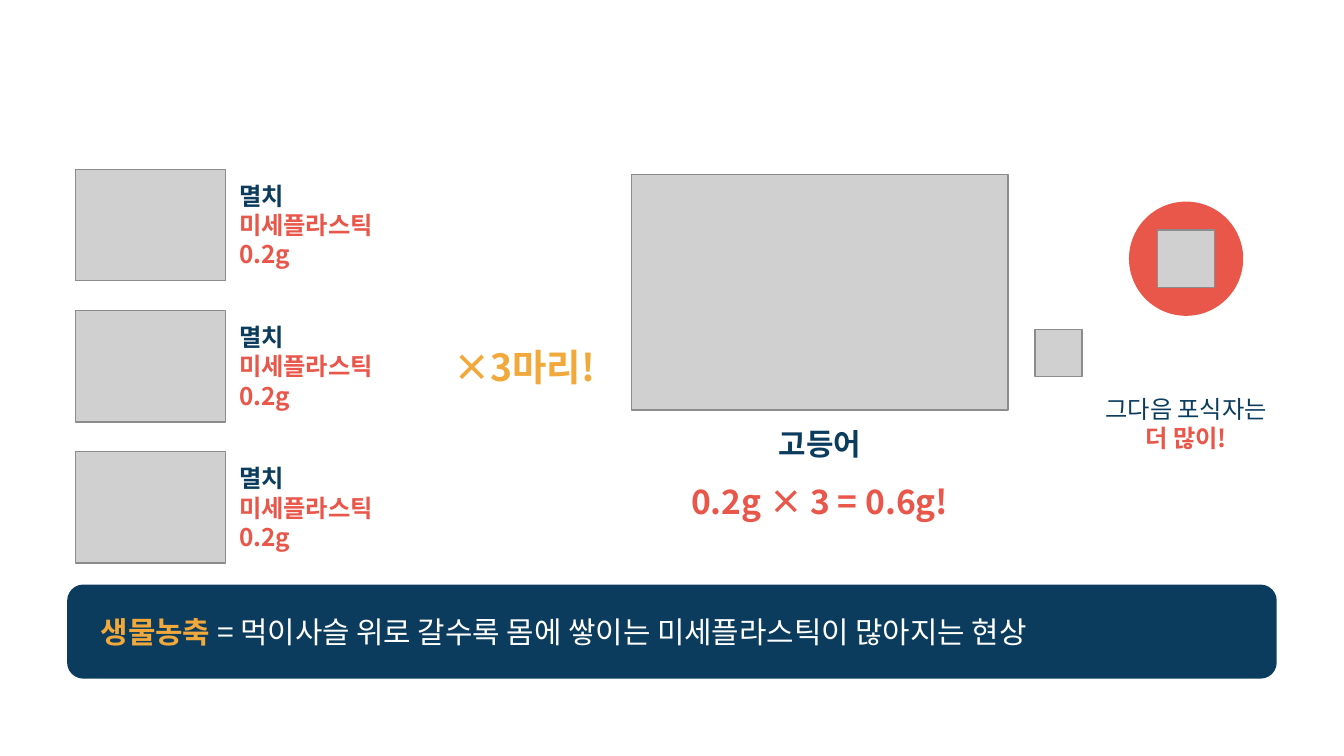
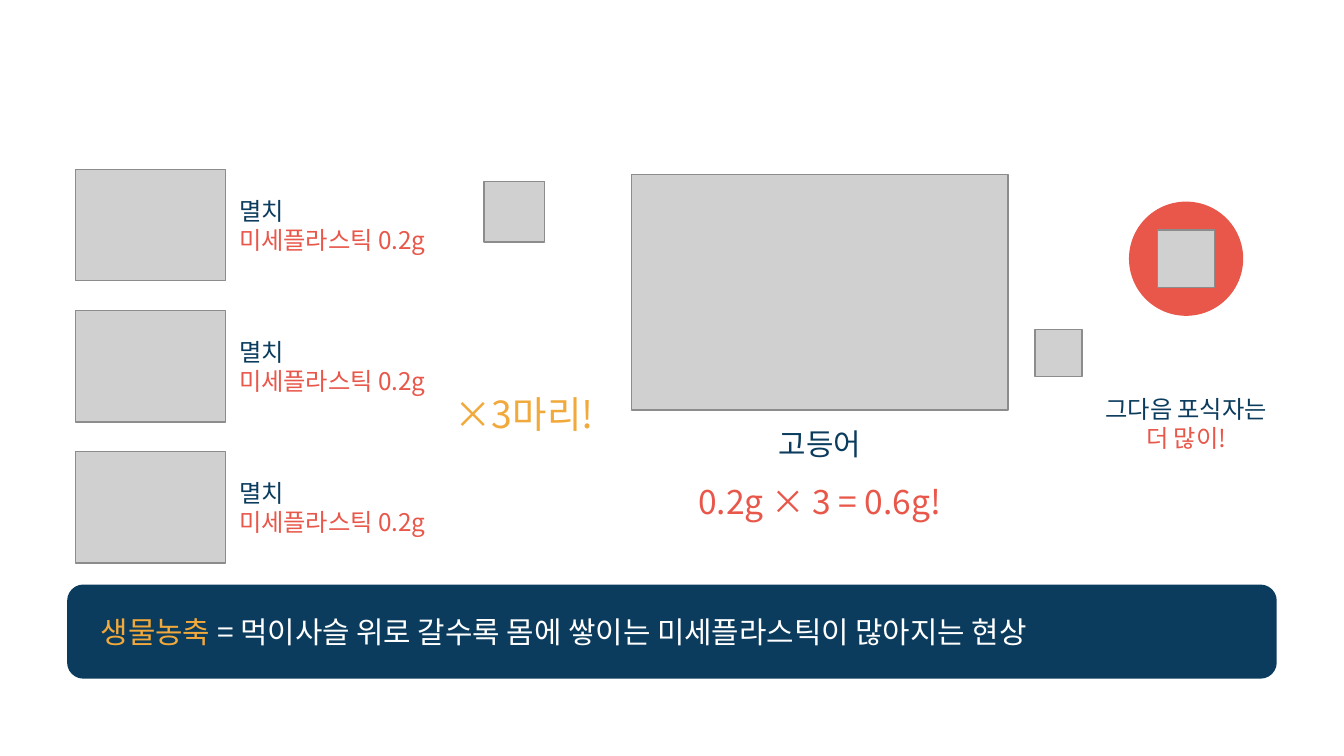
Before and after one commit to packsunjin/Graph, a slide deck: slide 4 of reports/미세플라스틱_발표_10605_박선진.pptx (slide 3 before the commit). Drawn at 1344x756 pixels with LibreOffice and Linux fonts; fonts in the diff are those of the drawing; grey boxes stand for pictures; background and template pictures are left out. Boxes give left, top, right and bottom in pixels: in the first picture for what was removed or moved away, otherwise in the second. Text is boxed around its words. In the diff, an @@ line names an element or a change of style, - is before the commit and + after.

```diff
--- a/reports/미세플라스틱_발표_10605_박선진.pptx
+++ b/reports/미세플라스틱_발표_10605_박선진.pptx
@@ picture added at <box>484,181,544,242</box> @@
@@ bold off in 6 elements at <box>239,200,425,255</box>, <box>239,341,425,396</box>, <box>239,482,425,537</box>, <box>779,430,861,458</box>, <box>698,489,941,523</box>, <box>455,397,594,431</box> @@
@@ text "×3마리!": place and size @@
-text "×3마리!" at <box>453,349,595,385</box>
+text "×3마리!" at <box>455,397,594,431</box>
@@ text at <box>1146,427,1226,449</box>: bold off in "더 많이!" @@
@@ text "생물농축 = 먹이사슬 위로 갈수록 ..." at <box>101,618,1027,646</box>: bold off in "생물농축" @@
```
Also in this commit, not shown: 13 other slides changed, 2 slides added, 1 other file.
